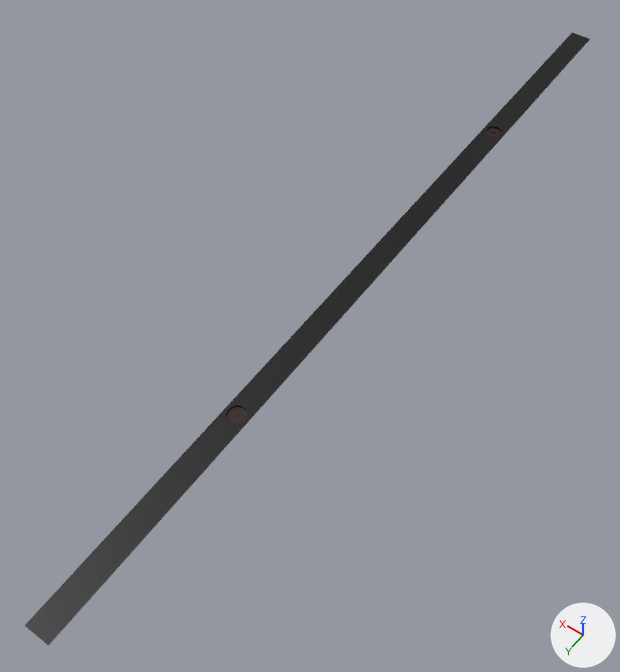
An edit to the Blender file Assets/Blender/Dock.blend, drawn before and after from the same camera.
Camera for both pictures: a 50 mm camera at (-45.9, 84.4, 100.6) aimed at (3.5, 15.2, -8.2). Lighting does not change. The marker at lower right points along +X, +Y and +Z.
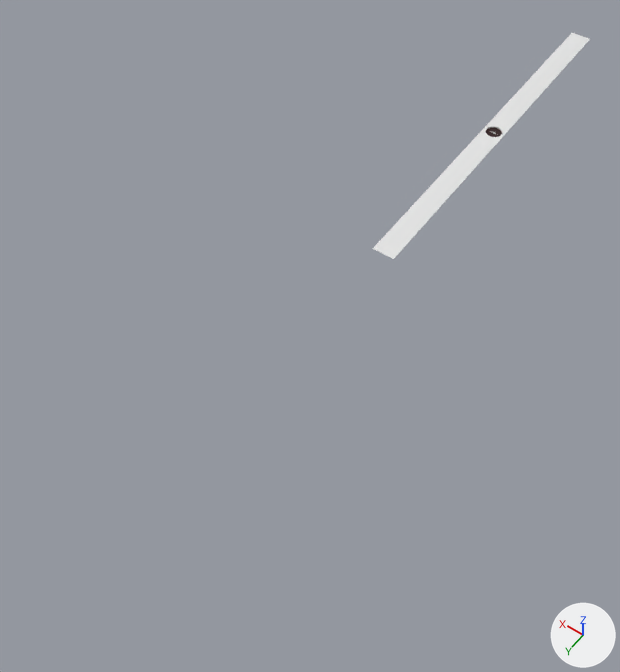
The newer file is also turned or shifted as a whole; pictures and numbers use the older file's frame.

Changed parts and their boxes [x1, y1, x2, y2] in the pictures (620 x 672 px):
'Plane', recoloured, modifiers changed (black to white, 61% narrower, 63% shorter)
    before: [25, 33, 590, 646]
    after: [373, 33, 590, 259]

The change, as a list of edits to the scene's bpy script:
```text
Change mat_material_002:
    mat_material_002.base_color: (0.0, 0.0, 0.0) -> (0.8, 0.8, 0.8)  # black #000000 -> white #e7e7e7
Change ob_plane:
    remove _m = ob_plane.modifiers.new('Mirror', 'MIRROR')
    remove _m.use_axis = (False, True, False)
```
